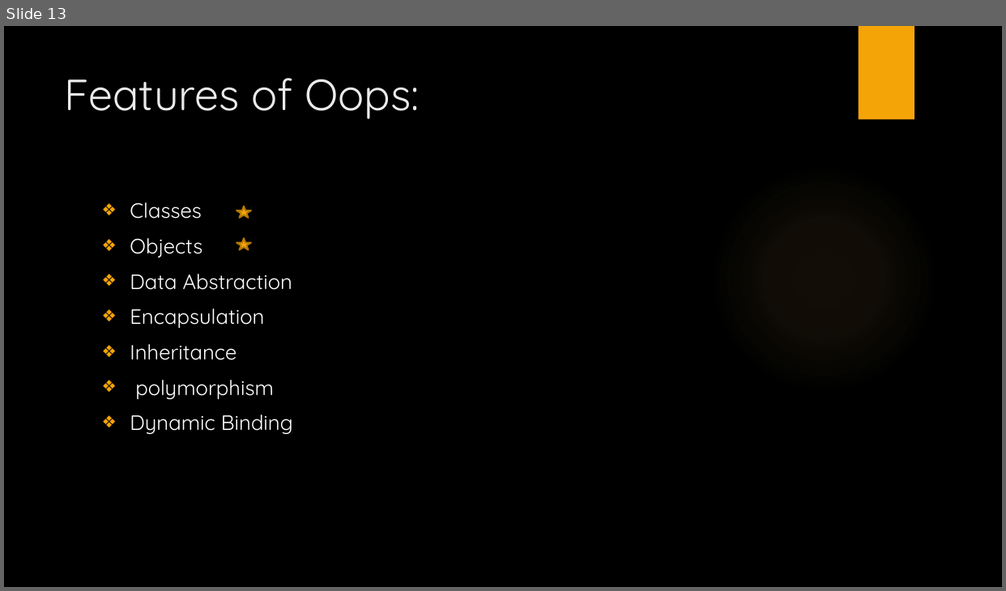
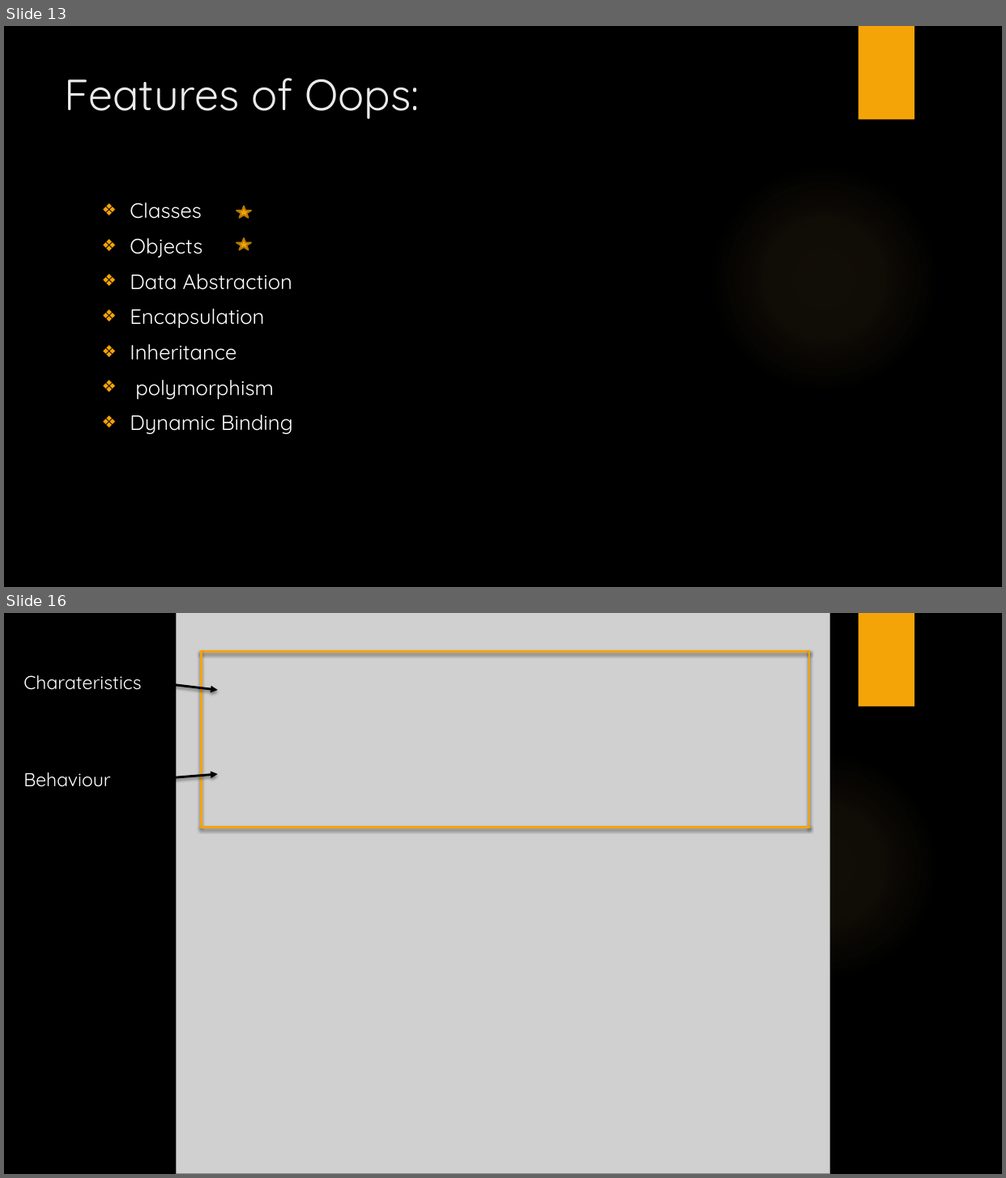
Before and after one commit to SanchitaMishra170676/javaBasics, a slide deck: Webinar.pptx. Shown one above the other, each under a label of ours: slide 13 before the commit, slides 13 and 16 after it; the slides between them are not shown. The pictures are 1006x591 and 1006x1178 pixels, drawn with LibreOffice and Linux fonts; fonts in the diff are those of the drawing; grey boxes stand for pictures; background and template pictures are left out. Boxes give left, top, right and bottom in pixels: in the first picture for what was removed or moved away, otherwise in the second. Text is boxed around its words. In the diff, an @@ line names an element or a change of style, - is before the commit and + after.

```diff
--- a/Webinar.pptx
+++ b/Webinar.pptx
@@ slide 16 added at (4, 613, 1002, 1174), background picture (left out); not listed: 2 template elements that a slide beside it also shows @@
@@ picture added at (177, 613, 829, 1174) @@
@@ line added from (201, 651) to (809, 651), #F5A408 2.25 pt @@
@@ line added from (201, 651) to (201, 825), #F5A408 2.25 pt @@
@@ line added from (809, 651) to (809, 827), #F5A408 2.25 pt @@
@@ text added at (23, 675, 141, 690), 18 pt, text #FFFFFF @@
+Charateristics
@@ arrow added from (156, 683) to (217, 690), #000000 2.25 pt @@
@@ text added at (23, 773, 111, 787), 18 pt, text #FFFFFF @@
+Behaviour
@@ arrow added from (126, 781) to (217, 774), #000000 2.25 pt @@
@@ line added from (201, 827) to (809, 827), #F5A408 2.25 pt @@
```
Also in this commit, not shown: 6 other slides added.
